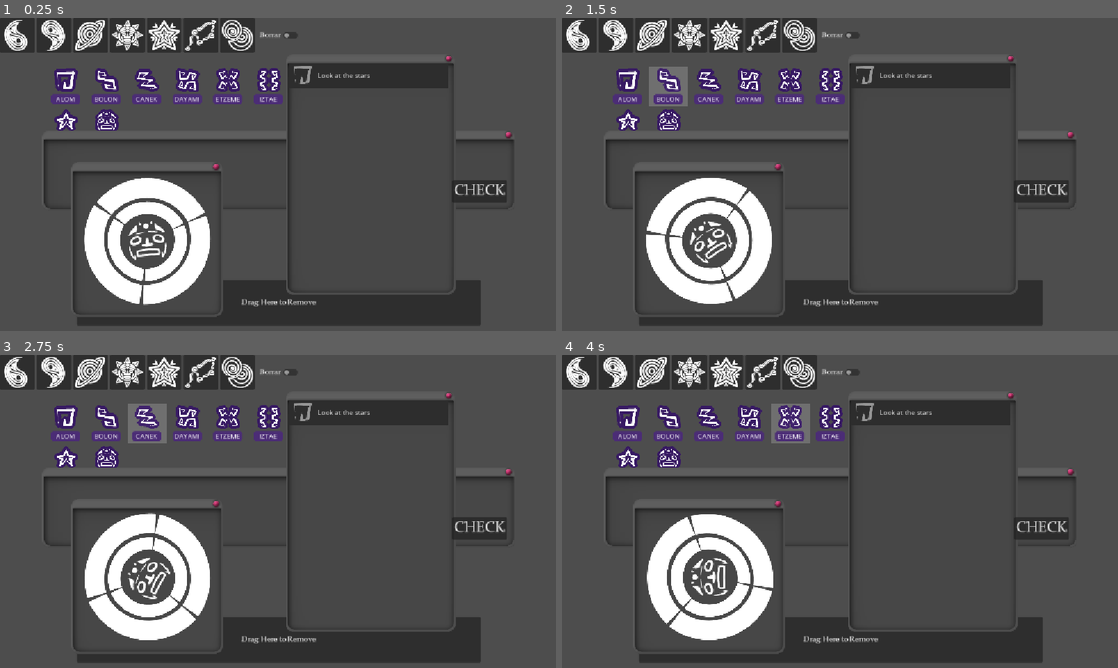
Above: before the commit, frames 1-4 (two rows, left to right).
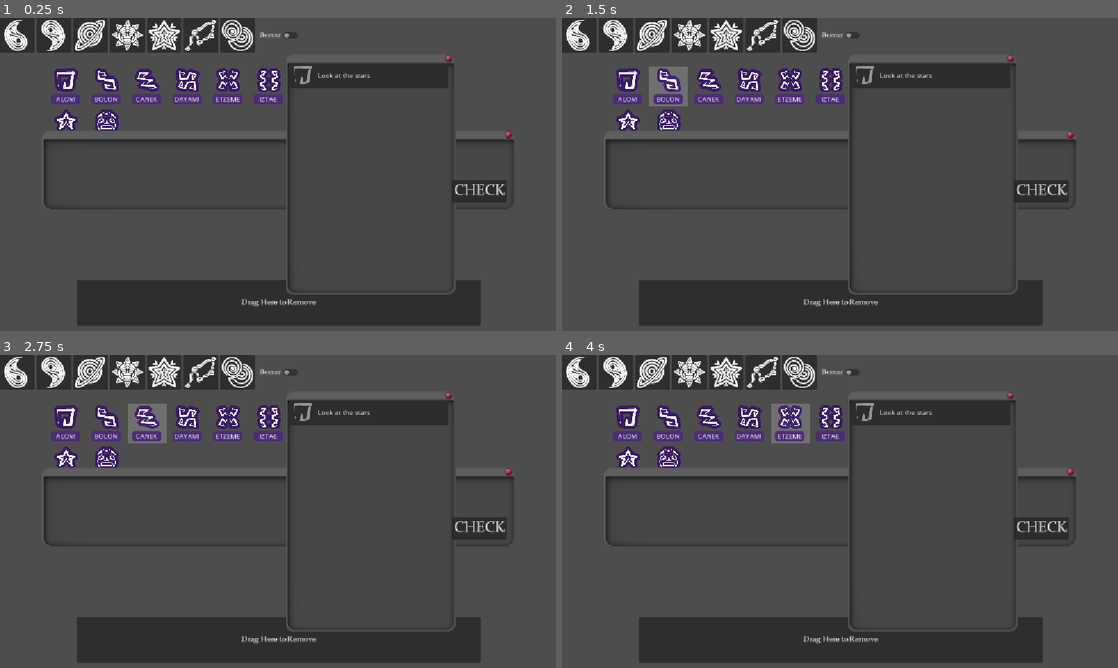
Above: after the commit, the same moments.

Repository: Wendfrey/minijam_210_astral
Game: Godot game, scene res://demo_world.tscn
The game is run twice, just before and just after one commit, with the same random seed, the same clock (stepped at 60 frames per second) and the same inputs. This scene is started directly instead of the project's main scene.
Inputs:
- Up to frame 1 (0.25 s): no input
- Up to frame 2 (1.5 s): click "ALOM" at 0.5 s; click "BOLON" at 1.25 s
- Up to frame 3 (2.75 s): click "CANEK" at 2 s
- Up to frame 4 (4 s): click "DAYAMI" at 2.75 s; click "ETZEME" at 3.5 s

The runs differ from the first frame. In frame 1, 7.3% of the frame differs, in the area x 12-41%, y 46-96%; in frame 2, 7.3%; in frame 3, 7.3%; in frame 4, 7.3%.

Commit message:
level 5 balanceado y level 6

Diff:
--- a/minijam-210-astral/level_manager.gd
+++ b/minijam-210-astral/level_manager.gd
@@ -14,13 +14,15 @@
 const Level3 = preload("uid://binbx6vgi8hn3")
 const Level4 = preload("uid://doguigma4krv0")
 const Level5 = preload("uid://du5ubj4deinig")
+const Level6 = preload("uid://by2om62gsy1or")
 
 @onready var levels_array:Array[BaseLevel] = [
 	Level1.new(),
 	Level2.new(),
 	Level3.new(),
 	Level4.new(),
-	Level5.new()
+	Level5.new(),
+	Level6.new()
 ]
 
 var currentLevel:int = 0
--- a/minijam-210-astral/levels/level_5.gd
+++ b/minijam-210-astral/levels/level_5.gd
@@ -12,9 +12,7 @@
 		3:
 			return arrayFichaTipo([Ficha.Tipo.G, Ficha.Tipo.D])
 		4:
-			return arrayFichaTipo([Ficha.Tipo.C, Ficha.Tipo.C, Ficha.Tipo.B])
-		5:
-			return arrayFichaTipo([Ficha.Tipo.E])
+			return arrayFichaTipo([Ficha.Tipo.C, Ficha.Tipo.C, Ficha.Tipo.B, Ficha.Tipo.E])
 		_:
 			return []
 
--- /dev/null
+++ b/minijam-210-astral/levels/level_6.gd
@@ -0,0 +1,20 @@
+extends BaseLevel
+
+func level_steps(step:int) -> Array[Ficha.Tipo]:
+	match (step):
+		0:
+			empty_spacer()
+			return arrayFichaTipo([Ficha.Tipo.C, Ficha.Tipo.C, Ficha.Tipo.F, Ficha.Tipo.E])
+		1:
+			return arrayFichaTipo([Ficha.Tipo.C, Ficha.Tipo.F, Ficha.Tipo.F])
+		2:
+			return arrayFichaTipo([Ficha.Tipo.A, Ficha.Tipo.A, Ficha.Tipo.E])
+		3:
+			return arrayFichaTipo([Ficha.Tipo.A, Ficha.Tipo.A, Ficha.Tipo.G])
+		4:
+			return arrayFichaTipo([Ficha.Tipo.C, Ficha.Tipo.E])
+		_:
+			return []
+
+func max_level():
+	return 4
--- a/minijam-210-astral/test_world.tscn
+++ b/minijam-210-astral/test_world.tscn
@@ -430,6 +430,7 @@
 theme_override_styles/hover = SubResource("StyleBoxEmpty_kt6p6")
 
 [node name="StatusVentana" type="Panel" parent="." unique_id=1383264431]
+visible = false
 z_index = 1
 layout_mode = 0
 offset_left = -423.0
Not shown, added: minijam-210-astral/levels/level_6.gd.uid
